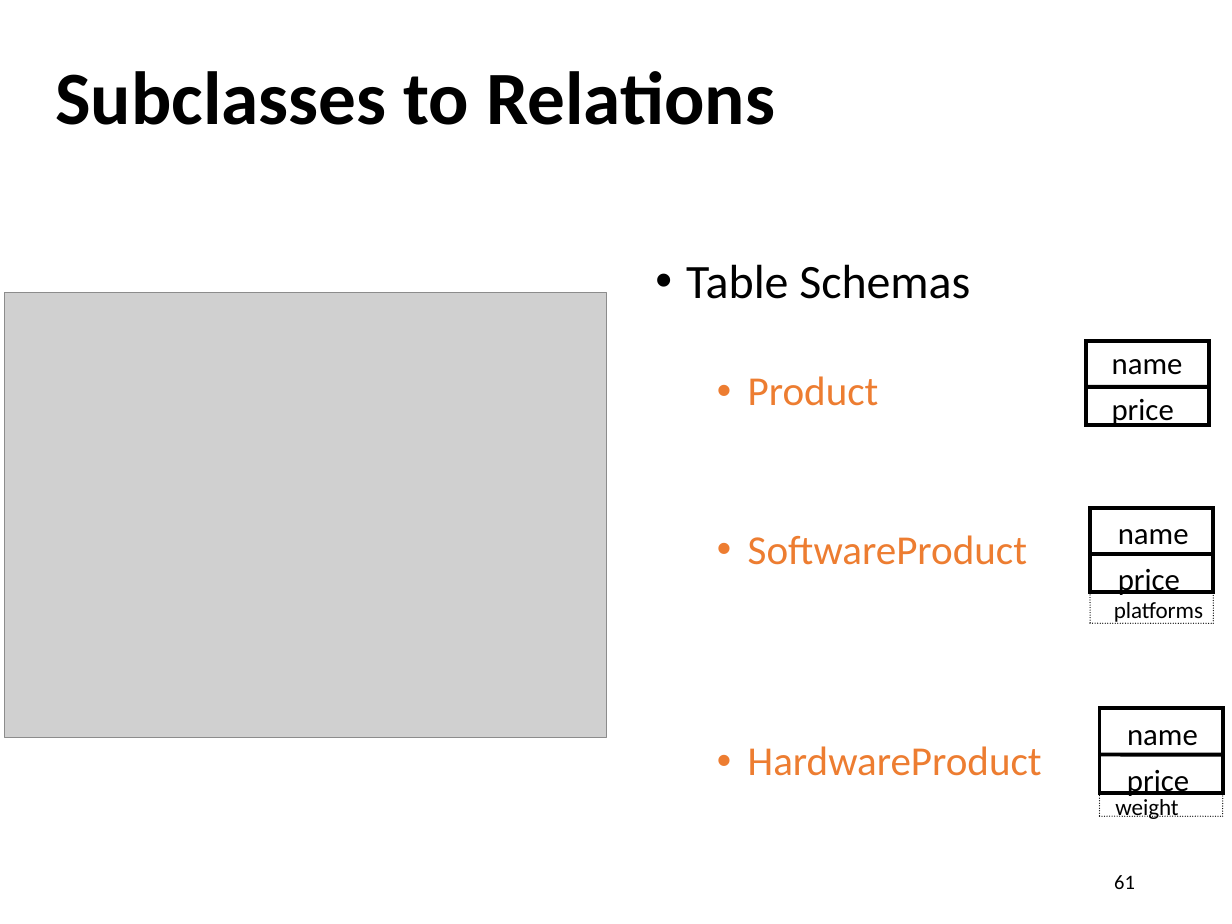
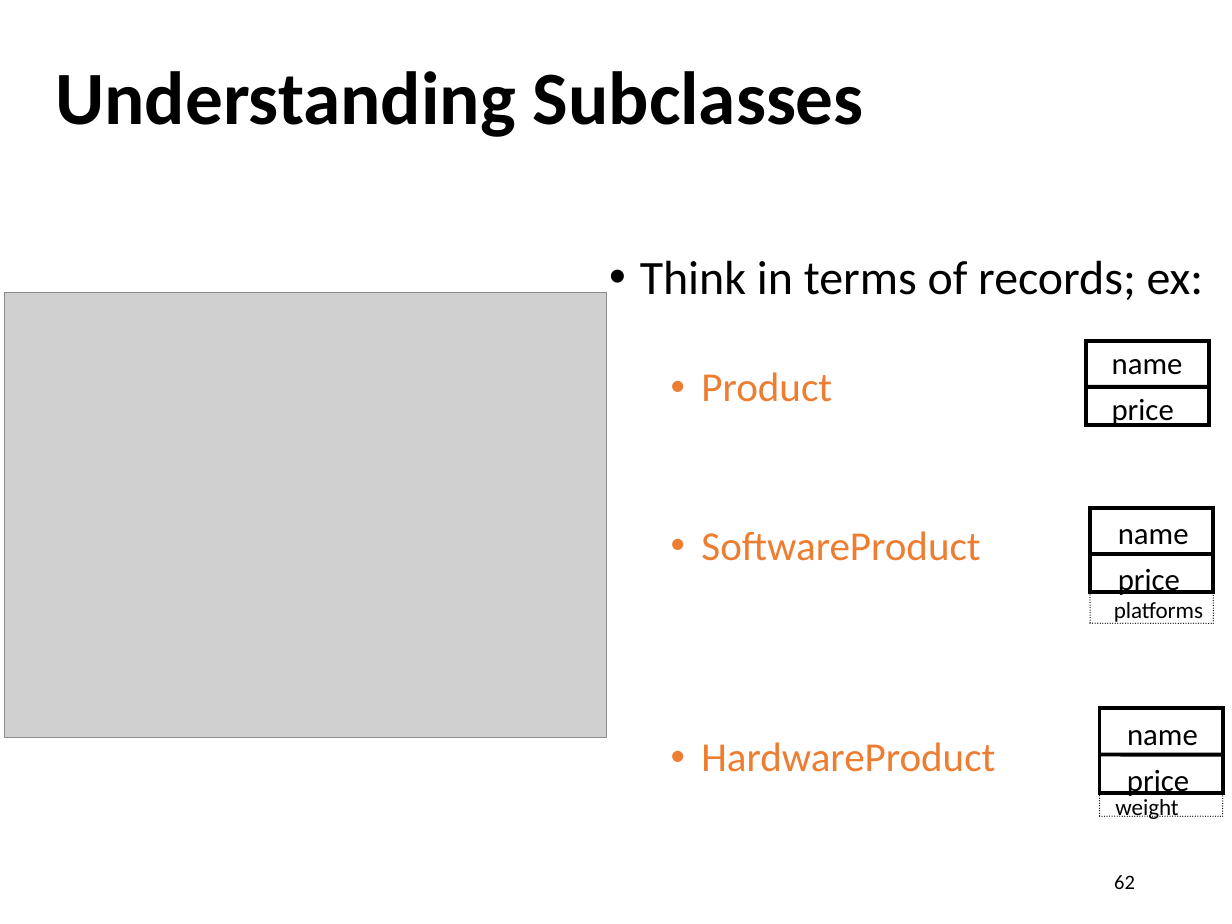
Before and after one commit to sfu-db/cmpt354, a slide deck: slide 62 of Lectures/lec8-er-model.pptx (slide 61 before the commit). Drawn at 1232x924 pixels with LibreOffice and Linux fonts; fonts in the diff are those of the drawing; grey boxes stand for pictures. Boxes give left, top, right and bottom in pixels: in the first picture for what was removed or moved away, otherwise in the second. Text is boxed around its words. In the diff, an @@ line names an element or a change of style, - is before the commit and + after.

```diff
--- a/Lectures/lec8-er-model.pptx
+++ b/Lectures/lec8-er-model.pptx
@@ title at (55,71,864,137): text changed @@
-Subclasses to Relations
+Understanding Subclasses
@@ text "Think in terms of records; ...": place and size @@
-text "Think in terms of records; ..." at (686,264,1042,776)
+text "Think in terms of records; ..." at (640,260,1204,772)
@@ text at (640,260,1204,300): text changed @@
-• Table Schemas
+• Think in terms of records; ex:
@@ page number at (1114,875,1135,889): text changed @@
-61
+62
```
Also in this commit, not shown: 4 other slides changed, 1 slide added, 2 other files.
